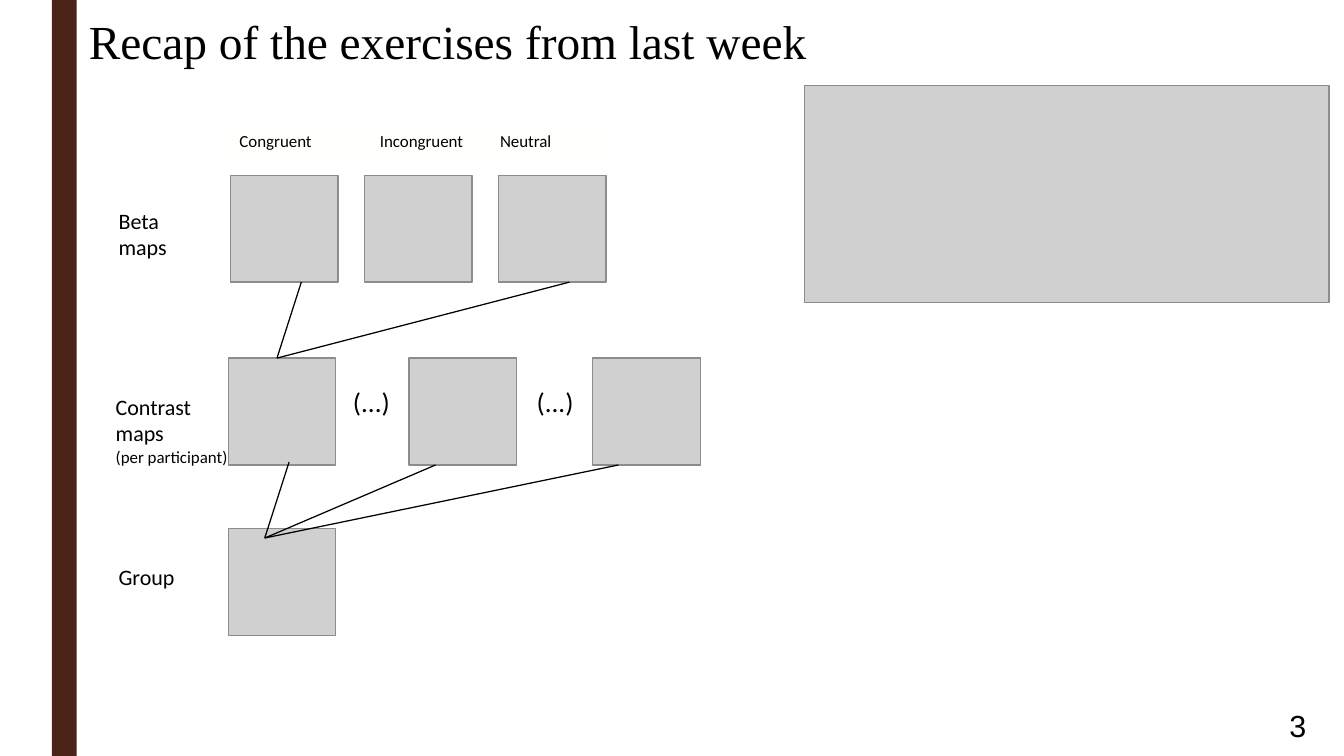
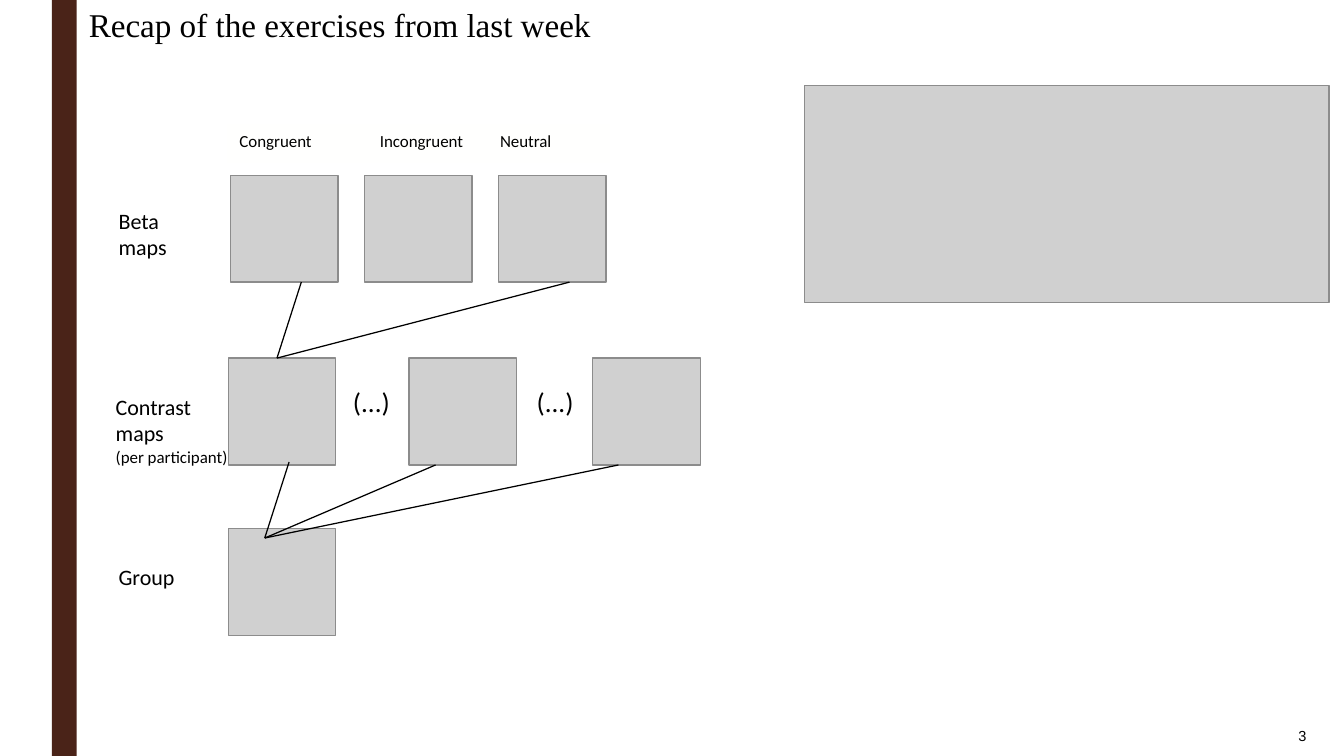
Before and after one commit to ortiztud/fmri_analysis_intro, a slide deck: slide 3 of slides/slides_session-4_hands-on.ppt. Drawn at 1344x756 pixels with LibreOffice and Linux fonts; fonts in the diff are those of the drawing; grey boxes stand for pictures; background and template pictures are left out. Boxes give left, top, right and bottom in pixels: in the first picture for what was removed or moved away, otherwise in the second. Text is boxed around its words. In the diff, an @@ line names an element or a change of style, - is before the commit and + after.

```diff
--- a/slides/slides_session-4_hands-on.ppt
+++ b/slides/slides_session-4_hands-on.ppt
@@ text "Recap of the exercises from ..." at box(89, 13, 591, 44): size 28 to 19.6 pt; line spacing 1 to 0.8 @@
@@ page number at box(1298, 731, 1306, 741): size 18 to 8.6 pt; line spacing 1 to 0.8 @@
```
Also in this commit, not shown: 3 other slides changed, 9 other files.
